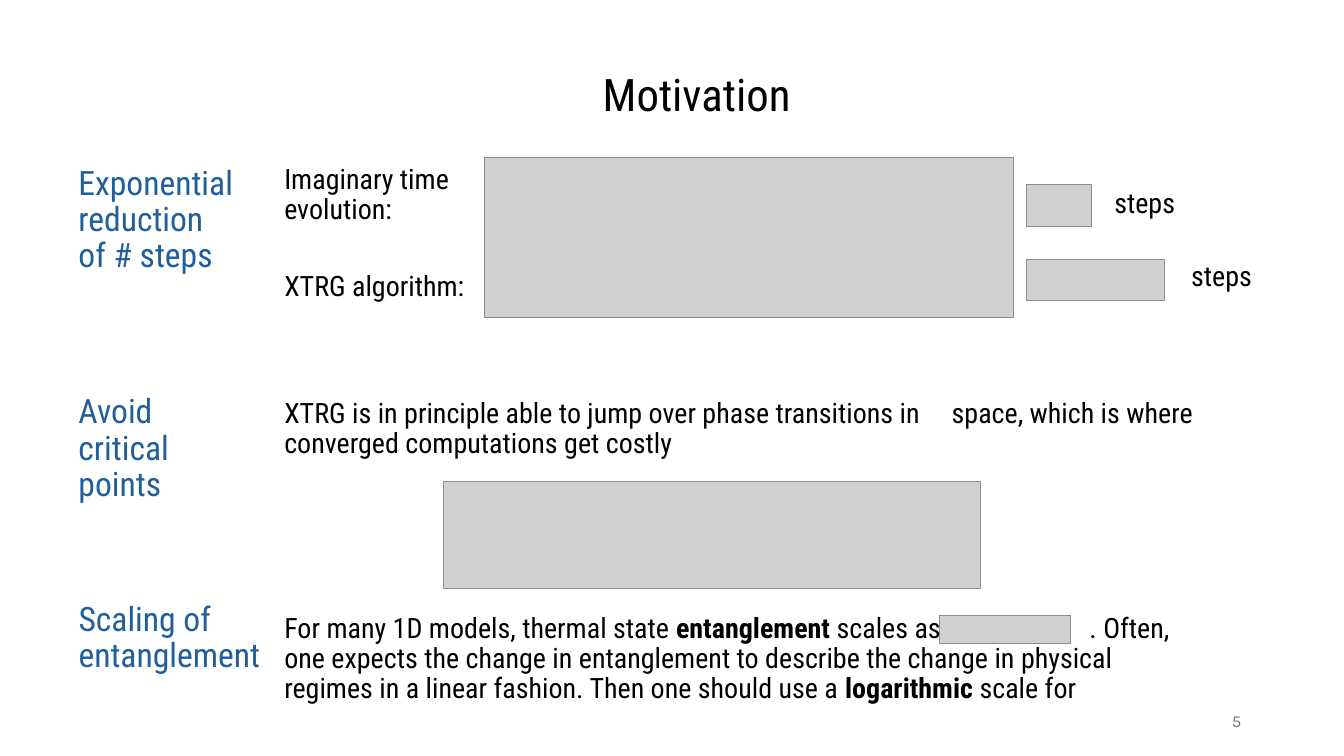
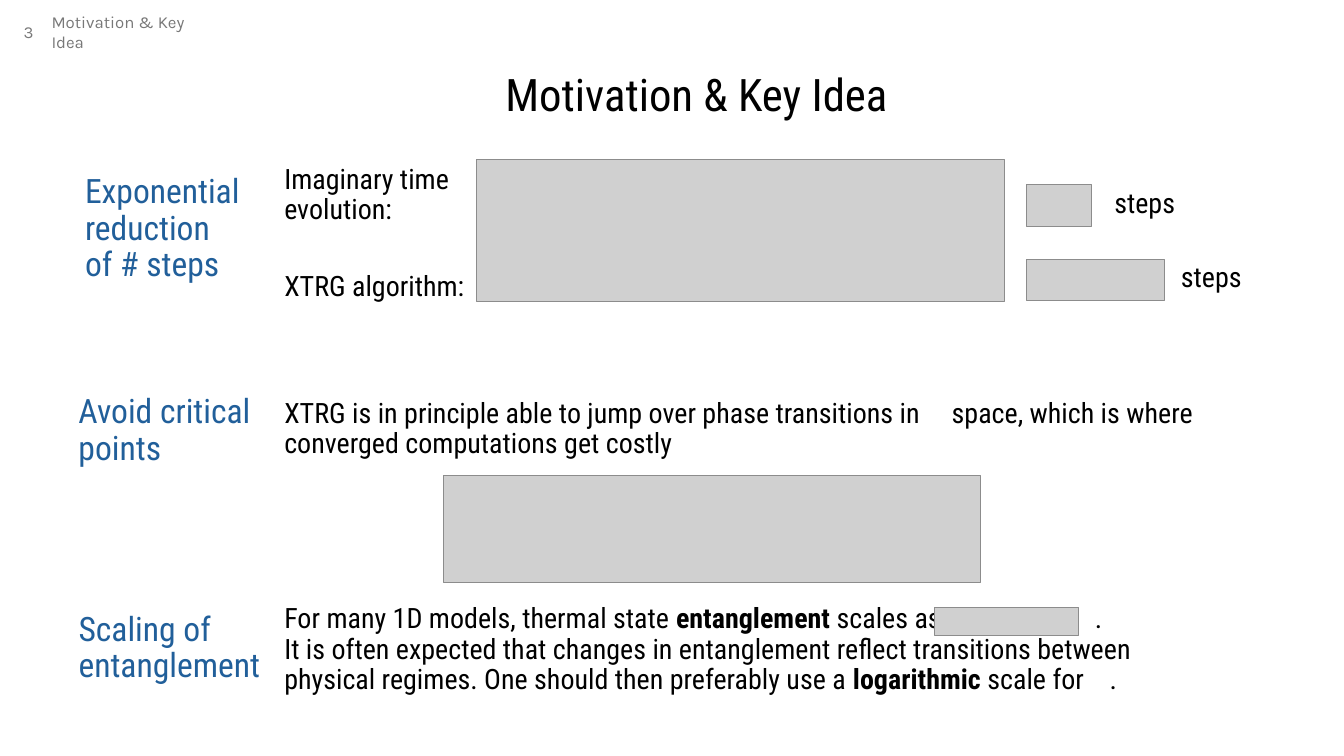
Before and after one commit to MrHighsenberg/XTRG-Algorithm, a slide deck: slide 3 of presentation/Term_Project_XTRG_Presentation.pptx (slide 5 before the commit). Drawn at 1344x756 pixels with LibreOffice and Linux fonts; fonts in the diff are those of the drawing; grey boxes stand for pictures; background and template pictures are left out. Boxes give left, top, right and bottom in pixels: in the first picture for what was removed or moved away, otherwise in the second. Text is boxed around its words. In the diff, an @@ line names an element or a change of style, - is before the commit and + after.

```diff
--- a/presentation/Term_Project_XTRG_Presentation.pptx
+++ b/presentation/Term_Project_XTRG_Presentation.pptx
@@ page number added at (x1=24, y1=27, x2=34, y2=38), 12 pt, text #797979 @@
+3
@@ text added at (x1=52, y1=16, x2=185, y2=48), 12 pt, text #797979 @@
+Motivation & Key Idea
@@ text at (x1=505, y1=77, x2=888, y2=121): text changed @@
-Motivation
+Motivation & Key Idea
@@ text "Exponential reduction of # steps" moved from (x1=78, y1=169, x2=232, y2=274) to (x1=85, y1=177, x2=239, y2=283) @@
@@ picture resized from (x1=485, y1=157, x2=1013, y2=318) to (x1=477, y1=159, x2=1005, y2=300) @@
@@ text "steps" moved from (x1=1191, y1=267, x2=1252, y2=292) to (x1=1181, y1=268, x2=1242, y2=293) @@
@@ text "Avoid critical points" rewrapped from (x1=78, y1=397, x2=168, y2=503) to (x1=78, y1=397, x2=250, y2=467) @@
@@ picture moved from (x1=444, y1=481, x2=981, y2=588) to (x1=444, y1=475, x2=981, y2=582) @@
@@ text "Scaling of entanglement" moved from (x1=79, y1=605, x2=261, y2=674) to (x1=79, y1=615, x2=261, y2=684) @@
@@ text at (x1=284, y1=607, x2=1130, y2=695): text changed @@
-For many 1D models, thermal state entanglement scales as . . Often, one expects the change in entanglement to describe the change in physical regimes in a linear fashion. Then one should use a logarithmic scale for
+For many 1D models, thermal state entanglement scales as .
+It is often expected that changes in entanglement reflect transitions between physical regimes. One should then preferably use a logarithmic scale for .
@@ picture resized from (x1=940, y1=615, x2=1070, y2=643) to (x1=936, y1=608, x2=1080, y2=636) @@
@@ page number removed at (x1=1232, y1=716, x2=1241, y2=727) @@
-5
```
Also in this commit, not shown: 12 other slides changed, 1 slide added, 3 slides removed, 11 other files.
